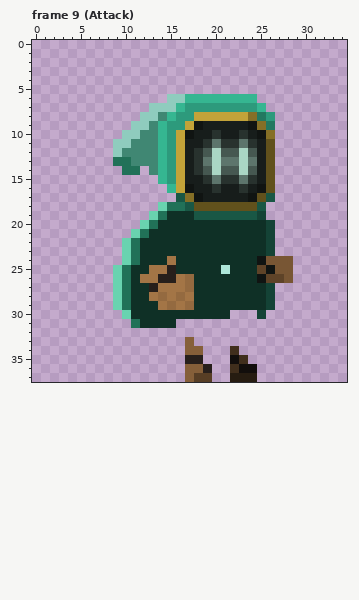
Pixel-art file, stored at igrica/assets/Player_Sprites/Mage.aseprite. The first picture shows the starting point.
35x38 pixels, 29 frames. Colours within 5 levels of each other are drawn and written as one. Shown: frame 9 (Attack). The commit also changed other frames, which this record leaves out.
After the commit:
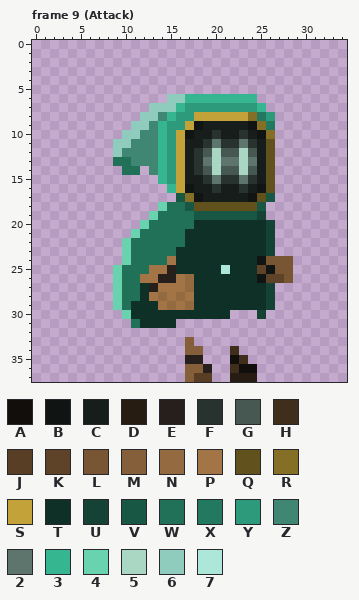
Palette (. is transparent): A #120e0c  B #101412  C #171d1b  D #261c11  E #271f1b  F #28322e  G #465851  H #402e1c  J #573e25  K #5e4328  L #785634  M #855f39  N #946a40  P #a37546  Q #61511c  R #856f26  S #c3a339  T #0f3026  U #144336  V #195745  W #217158  X #237860  Y #2d9a7c  Z #408773  2 #5d756c  3 #35b691  4 #69d3b0  5 #aad6c4  6 #8fccbe  7 #ade7d9
From old to new:
Frame 9 (Attack), layer "Torso":
The author changed colour T to colour W in row 19 at x 15 to 17; in row 20 at x 14 to 17; in row 21 at x 13 to 16; in row 22 at x 12 to 16; in row 23 at x 12 to 15; in row 24 at x 12 to 14.
The author changed colour T to colour W in row 25 at x 11 to 12; in rows 26 to 28 at x 11.
